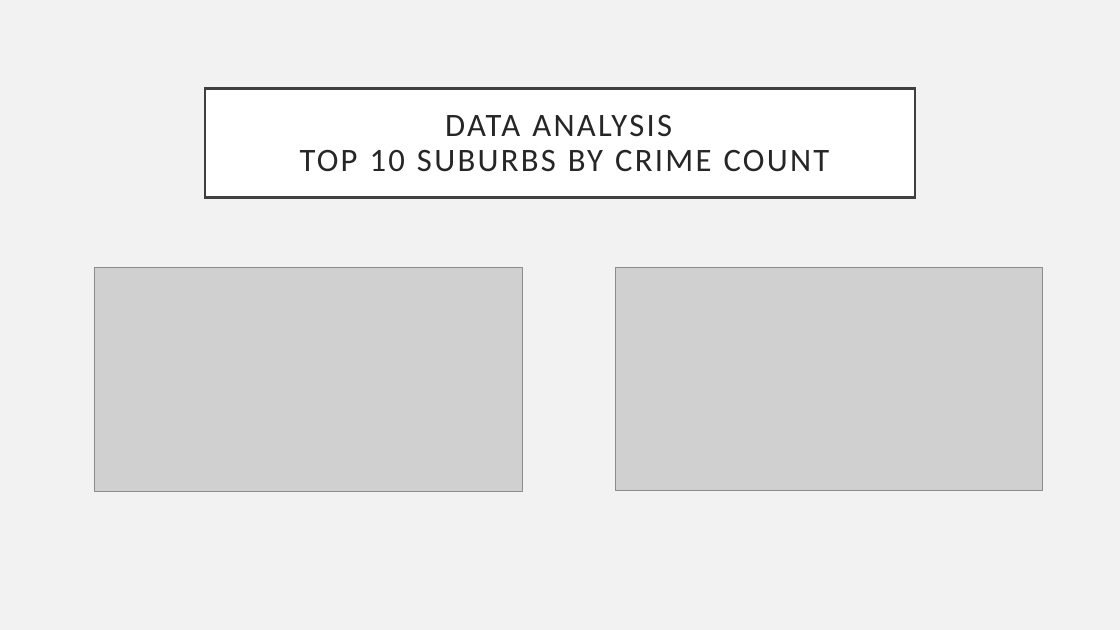
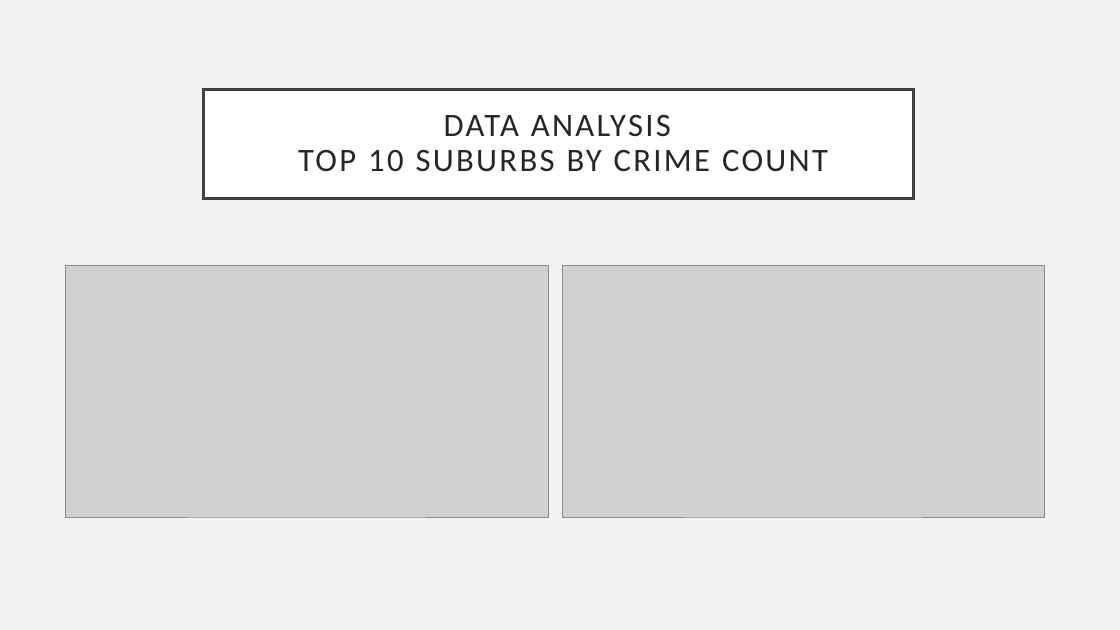
Before and after one commit to Sprettle/Chevrolet-Chilis, a slide deck: slide 7 of Project 1 Presentation.pptx. Drawn at 1120x630 pixels with LibreOffice and Linux fonts; fonts in the diff are those of the drawing; grey boxes stand for pictures. Boxes give left, top, right and bottom in pixels: in the first picture for what was removed or moved away, otherwise in the second. Text is boxed around its words. In the diff, an @@ line names an element or a change of style, - is before the commit and + after.

```diff
--- a/Project 1 Presentation.pptx
+++ b/Project 1 Presentation.pptx
@@ rectangle "DATA ANALYSIS TOP 10 SUBURBS ..." at (203, 89, 913, 198): title to rectangle @@
@@ picture added at (66, 266, 549, 518) @@
@@ picture: place and size @@
-picture at (94, 267, 523, 491)
+picture at (563, 266, 1044, 518)
@@ picture removed at (615, 267, 1042, 491) @@
```
Also in this commit, not shown: 10 other slides changed, 4 slides added, 2 slides removed.
